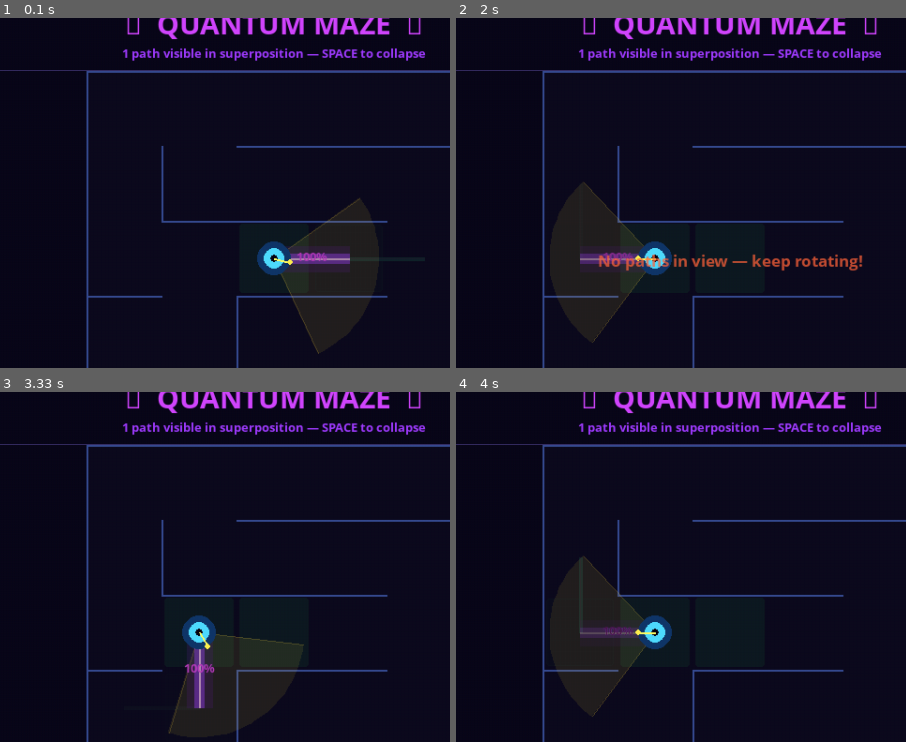
Above: before the commit, frames 1-4 (two rows, left to right).
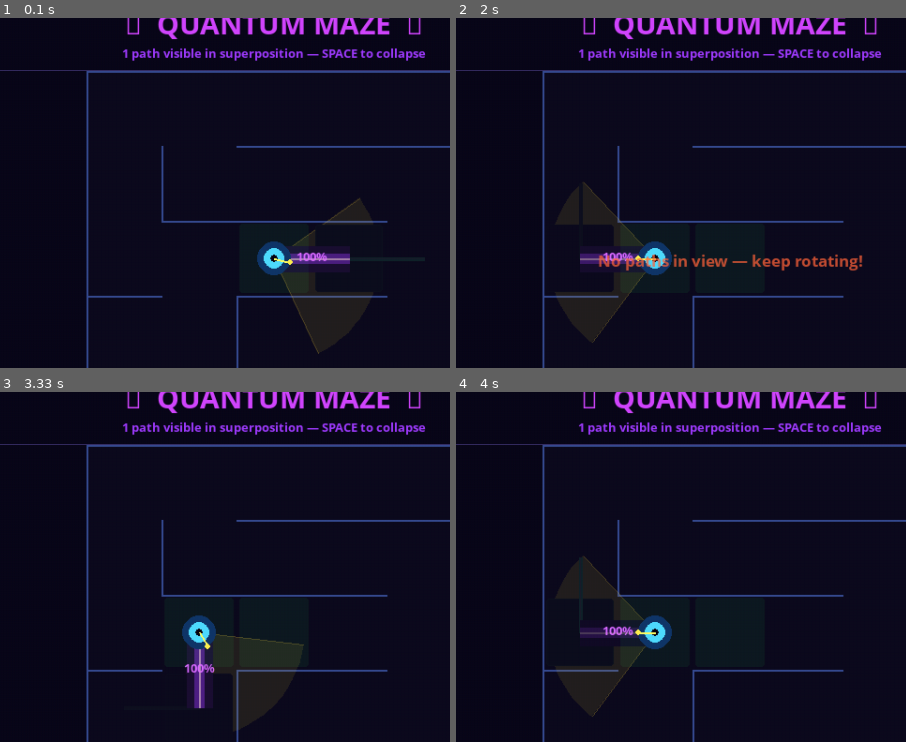
Above: after the commit, the same moments.

Repository: parzival1401/mobile_quantum-
Game: pygame game, started from quantum_maze.py
The game is run twice, just before and just after one commit, with the same random seed, the same clock (stepped at 60 frames per second) and the same inputs.
Inputs (mouse positions are % of the whole screen's width and height, from its top left):
- Up to frame 1 (0.1 s): no input
- Up to frame 2 (2 s): hold Space 0.33-0.8 s; tap Space at 0.83 s; click (76, 40) at 1.72 s
- Up to frame 3 (3.33 s): click (37, 34) at 2.05 s; click (45, 11) at 2.88 s; click (40, 58) at 3.22 s
- Up to frame 4 (4 s): click (83, 26) at 3.55 s; click (83, 86) at 3.88 s
The pictures show only the part of the screen within x 20-70%, y 1-51%; the shares and areas given below are measured in that part.

The runs differ from the first frame. In frame 1, 0.1% of the frame differs, in the area x 64-73%, y 59-70%; in frame 2, 0.1%; in frame 3, 0.2%, in the area x 37-48%, y 73-98%; in frame 4, 0.1%.

Commit message:
Optimize render: single overlay blit, pre-cached probability labels
- Merge 3 per-function _overlay.fill+blit into one fill+blit per frame
- Pre-render all 101 probability labels (0%-100%) at startup with _PROB_LABELS
- Cache visible_probs alongside visible_weights in update loop; remove
  redundant path_weights() call in render
- Reduce FOV cone arc steps 28→20 (imperceptible quality difference)
- Store visible_probs at SPACE-press collapse path so render uses cached value

Co-Authored-By: Claude Sonnet 4.6 <noreply@anthropic.com>

Diff:
--- a/quantum_maze.py
+++ b/quantum_maze.py
@@ -91,6 +91,9 @@
 F_SM    = _f(14)
 F_XSM   = _f(11, bold=False)
 
+# Pre-render 0%–100% labels once — eliminates font.render() every frame
+_PROB_LABELS = [F_SM.render(f"{i}%", True, (220, 110, 255)) for i in range(101)]
+
 # ─────────────────────────────────────────────────────────────────────────────
 # Layout
 # ─────────────────────────────────────────────────────────────────────────────
@@ -305,6 +308,7 @@
 chosen_dir      = None
 visible_paths   = []
 visible_weights = []   # FOV-centre weight for each path in visible_paths
+visible_probs   = []   # 0-100 int % for each path (cached, avoids recompute in render)
 no_paths_flash  = 0
 tick            = 0
 
@@ -330,6 +334,7 @@
     chosen_dir      = None
     visible_paths   = []
     visible_weights = []
+    visible_probs   = []
     no_paths_flash  = 0
 
 
@@ -388,10 +393,9 @@
 # Draw — FOV cone
 # ─────────────────────────────────────────────────────────────────────────────
 def draw_fov_cone(cx, cy, angle_deg, fov_deg, radius):
-    _overlay.fill((0, 0, 0, 0))
     start_a = math.radians(angle_deg - fov_deg / 2)
     end_a   = math.radians(angle_deg + fov_deg / 2)
-    steps   = 28
+    steps   = 20
     pts = [(cx, cy)]
     for i in range(steps + 1):
         a = start_a + (end_a - start_a) * i / steps
@@ -402,7 +406,6 @@
                          (cx, cy),
                          (cx + int(math.cos(edge) * radius),
                           cy + int(math.sin(edge) * radius)), 1)
-    screen.blit(_overlay, (0, 0))
 
 # ─────────────────────────────────────────────────────────────────────────────
 # Draw — path preview (dim ghost of onward passages beyond each visible path)
@@ -414,7 +417,6 @@
     """
     depth = get_fov_depth()
     pulse = 0.35 + 0.25 * math.sin(t * 0.09)
-    _overlay.fill((0, 0, 0, 0))
     pr, pg, pb = PREVIEW_C
 
     # BFS: frontier = list of (from_r, from_c, to_r, to_c)
@@ -474,8 +476,6 @@
         if not frontier:
             break
 
-    screen.blit(_overlay, (0, 0))
-
 # ─────────────────────────────────────────────────────────────────────────────
 # Draw — superposition paths
 # ─────────────────────────────────────────────────────────────────────────────
@@ -486,7 +486,6 @@
     """
     cx, cy = cell_cx(c), cell_cy(r)
     pulse  = 0.5 + 0.5 * math.sin(t * 0.13)
-    _overlay.fill((0, 0, 0, 0))
     sr, sg, sb = SUPER_C
 
     max_w = max(raw_weights) if raw_weights else 1.0
@@ -504,11 +503,8 @@
                          (cx, cy), (nx, ny), 2)
 
         mx_, my_ = (cx + nx) // 2, (cy + ny) // 2
-        v        = int(220 * pulse * (0.4 + 0.6 * w))
-        lbl      = F_SM.render(f"{probs[i]}%", True, (v, v // 3, v))
+        lbl = _PROB_LABELS[probs[i]]
         _overlay.blit(lbl, (mx_ - lbl.get_width() // 2, my_ - lbl.get_height() // 2 - 2))
-
-    screen.blit(_overlay, (0, 0))
 
 # ─────────────────────────────────────────────────────────────────────────────
 # Draw — collapse flash
@@ -518,16 +514,14 @@
     dr, dc, _, _ = DIRS[chosen]
     nx, ny       = cell_cx(c + dc), cell_cy(r + dr)
     t            = timer / COLLAPSE_FRAMES
-    _overlay.fill((0, 0, 0, 0))
     pygame.draw.line(_overlay, (*COLLAPSE_C, int(255 * t)),
                      (cx, cy), (nx, ny), max(2, int(18 * t)))
     pygame.draw.line(_overlay, (255, 255, 255, int(190 * t)),
                      (cx, cy), (nx, ny), 2)
-    screen.blit(_overlay, (0, 0))
     mx_, my_ = (cx + nx) // 2, (cy + ny) // 2
     lbl = F_SM.render("COLLAPSED!", True, COLLAPSE_C)
     lbl.set_alpha(int(255 * t))
-    screen.blit(lbl, (mx_ - lbl.get_width() // 2, my_ - 22))
+    _overlay.blit(lbl, (mx_ - lbl.get_width() // 2, my_ - 22))
 
 # ─────────────────────────────────────────────────────────────────────────────
 # Draw — character
@@ -595,7 +589,7 @@
 def main():
     global char_r, char_c, char_angle, state, collapse_timer
     global move_progress, move_target, chosen_dir
-    global visible_paths, visible_weights
+    global visible_paths, visible_weights, visible_probs
     global no_paths_flash, tick, visited_cells, visited_surf
 
     while True:
@@ -611,11 +605,11 @@
                 elif event.key == pygame.K_SPACE and state == STATE_ROTATING:
                     paths = get_visible_paths(char_r, char_c, char_angle, get_fov_deg())
                     if paths:
-                        raw, _  = path_weights(paths, char_angle, get_fov_deg())
-                        # Weighted collapse: path more centred in FOV = more likely chosen
-                        chosen_dir     = random.choices(paths, weights=raw, k=1)[0]
-                        visible_paths  = paths
+                        raw, probs = path_weights(paths, char_angle, get_fov_deg())
+                        chosen_dir      = random.choices(paths, weights=raw, k=1)[0]
+                        visible_paths   = paths
                         visible_weights = raw
+                        visible_probs   = probs
                         state          = STATE_COLLAPSING
                         collapse_timer = COLLAPSE_FRAMES
                     else:
@@ -627,8 +621,10 @@
         if state == STATE_ROTATING:
             char_angle    = (char_angle + get_rotate_speed()) % 360
             visible_paths = get_visible_paths(char_r, char_c, char_angle, get_fov_deg())
-            visible_weights, _ = path_weights(visible_paths, char_angle, get_fov_deg()) \
-                                 if visible_paths else ([], [])
+            if visible_paths:
+                visible_weights, visible_probs = path_weights(visible_paths, char_angle, get_fov_deg())
+            else:
+                visible_weights, visible_probs = [], []
             if no_paths_flash > 0:
                 no_paths_flash -= 1
 
@@ -652,6 +648,7 @@
                 state           = STATE_ROTATING
                 visible_paths   = []
                 visible_weights = []
+                visible_probs   = []
 
         # ── Render ────────────────────────────────────────────────────────
         screen.fill(BG)
@@ -668,16 +665,16 @@
             px = int(px + (cell_cx(tc) - px) * te)
             py = int(py + (cell_cy(tr) - py) * te)
 
+        _overlay.fill((0, 0, 0, 0))
         draw_fov_cone(cell_cx(char_c), cell_cy(char_r),
                       char_angle, get_fov_deg(), get_fov_radius())
-
         if state == STATE_ROTATING and visible_paths:
-            _, probs = path_weights(visible_paths, char_angle, get_fov_deg())
             draw_path_preview(char_r, char_c, visible_paths, tick)
             draw_superposition_paths(char_r, char_c, visible_paths, tick,
-                                     visible_weights, probs)
+                                     visible_weights, visible_probs)
         elif state == STATE_COLLAPSING and chosen_dir is not None:
             draw_collapse_flash(char_r, char_c, chosen_dir, collapse_timer)
+        screen.blit(_overlay, (0, 0))
 
         draw_character(px, py, char_angle)
 
